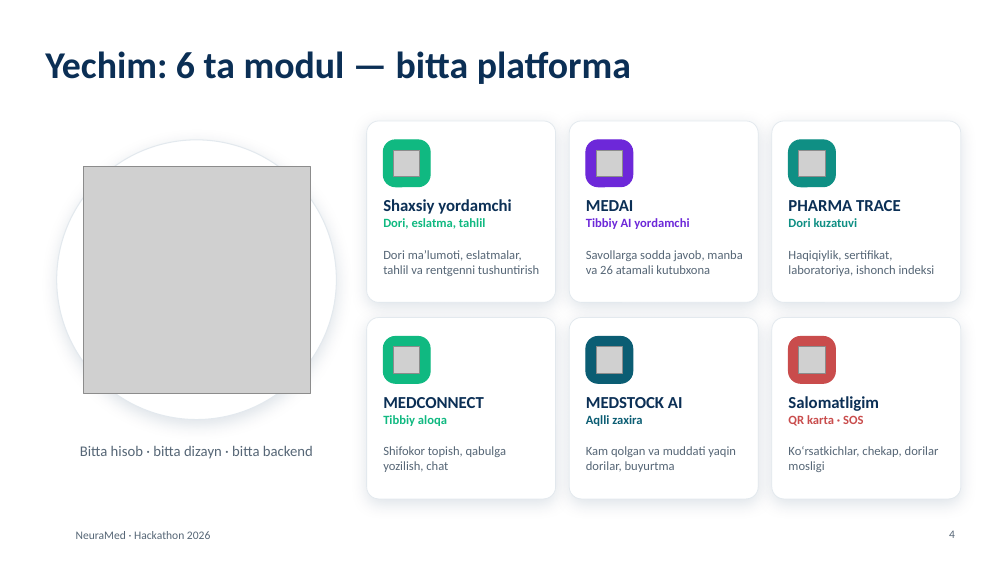
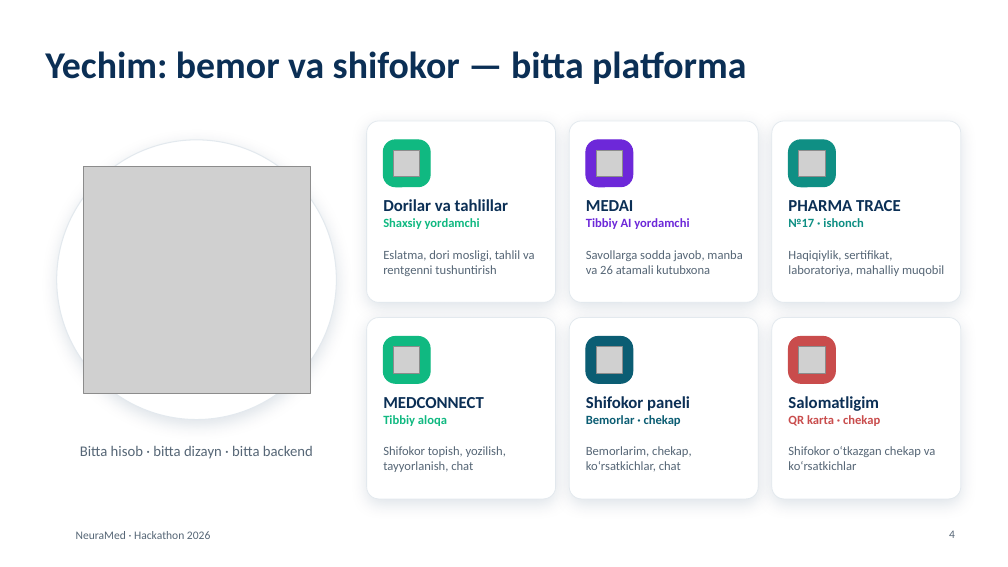
Before and after one commit to umarxon-008/umarxon-008, a slide deck: slide 4 of NeuraMed/taqdimot/NeuraMed-taqdimot.pptx. Drawn at 1008x567 pixels with LibreOffice and Linux fonts; fonts in the diff are those of the drawing; grey boxes stand for pictures; background and template pictures are left out. Boxes give left, top, right and bottom in pixels: in the first picture for what was removed or moved away, otherwise in the second. Text is boxed around its words. In the diff, an @@ line names an element or a change of style, - is before the commit and + after.

```diff
--- a/NeuraMed/taqdimot/NeuraMed-taqdimot.pptx
+++ b/NeuraMed/taqdimot/NeuraMed-taqdimot.pptx
@@ title at bbox=[45, 51, 746, 84]: text changed @@
-Yechim: 6 ta modul — bitta platforma
+Yechim: bemor va shifokor — bitta platforma
@@ text at bbox=[383, 199, 509, 211]: paragraph added @@
+Dorilar va tahlillar
@@ text at bbox=[383, 218, 485, 229]: paragraph removed @@
-Dori, eslatma, tahlil
@@ text at bbox=[383, 218, 480, 229]: size 16 to 12 pt, text colour #0B2F55 to #10B981 in "Shaxsiy yordamchi" @@
@@ text at bbox=[788, 218, 863, 227]: text changed @@
-Dori kuzatuvi
+№17 · ishonch
@@ text at bbox=[383, 250, 535, 276]: text changed @@
-Dori maʼlumoti, eslatmalar, tahlil va rentgenni tushuntirish
+Eslatma, dori mosligi, tahlil va rentgenni tushuntirish
@@ text at bbox=[788, 250, 944, 276]: text changed @@
-Haqiqiylik, sertifikat, laboratoriya, ishonch indeksi
+Haqiqiylik, sertifikat, laboratoriya, mahalliy muqobil
@@ text at bbox=[586, 396, 690, 426]: text changed @@
-MEDSTOCK AI
-Aqlli zaxira
+Shifokor paneli
+Bemorlar · chekap
@@ text at bbox=[788, 415, 880, 426]: text changed @@
-QR karta · SOS
+QR karta · chekap
@@ text at bbox=[383, 446, 506, 472]: text changed @@
-Shifokor topish, qabulga yozilish, chat
+Shifokor topish, yozilish, tayyorlanish, chat
@@ text at bbox=[586, 446, 691, 471]: text changed @@
-Kam qolgan va muddati yaqin dorilar, buyurtma
+Bemorlarim, chekap, ko‘rsatkichlar, chat
@@ text at bbox=[788, 446, 936, 470]: text changed @@
-Koʻrsatkichlar, chekap, dorilar mosligi
+Shifokor o‘tkazgan chekap va ko‘rsatkichlar
```
Also in this commit, not shown: 12 other slides changed, 1 slide added, 1 slide removed.
